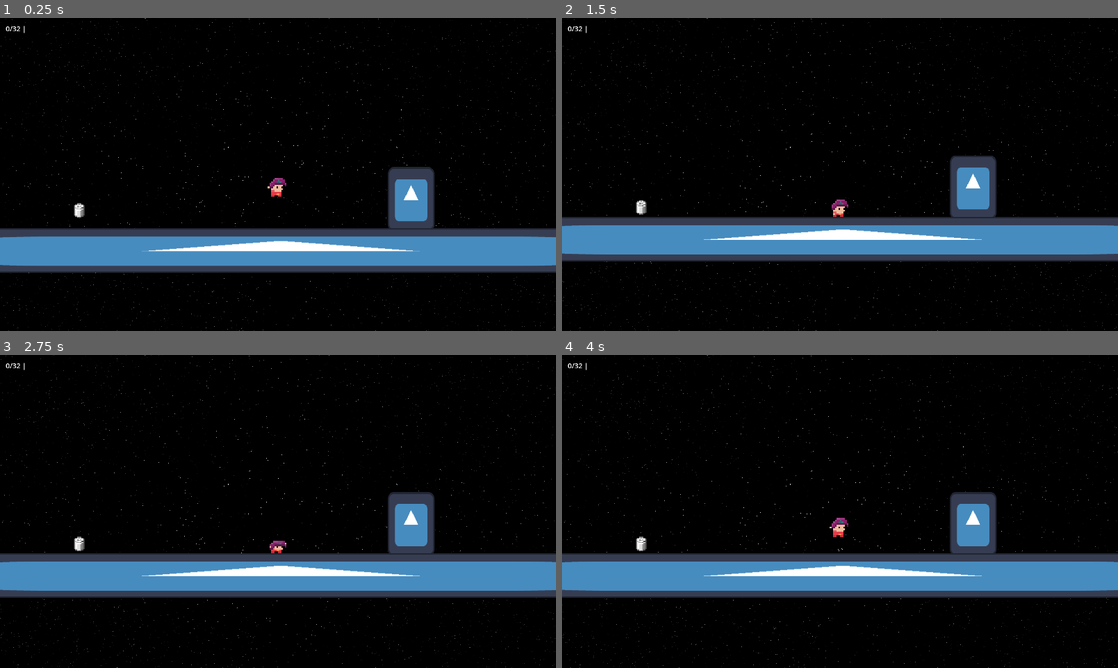
Above: before the commit, frames 1-4 (two rows, left to right).
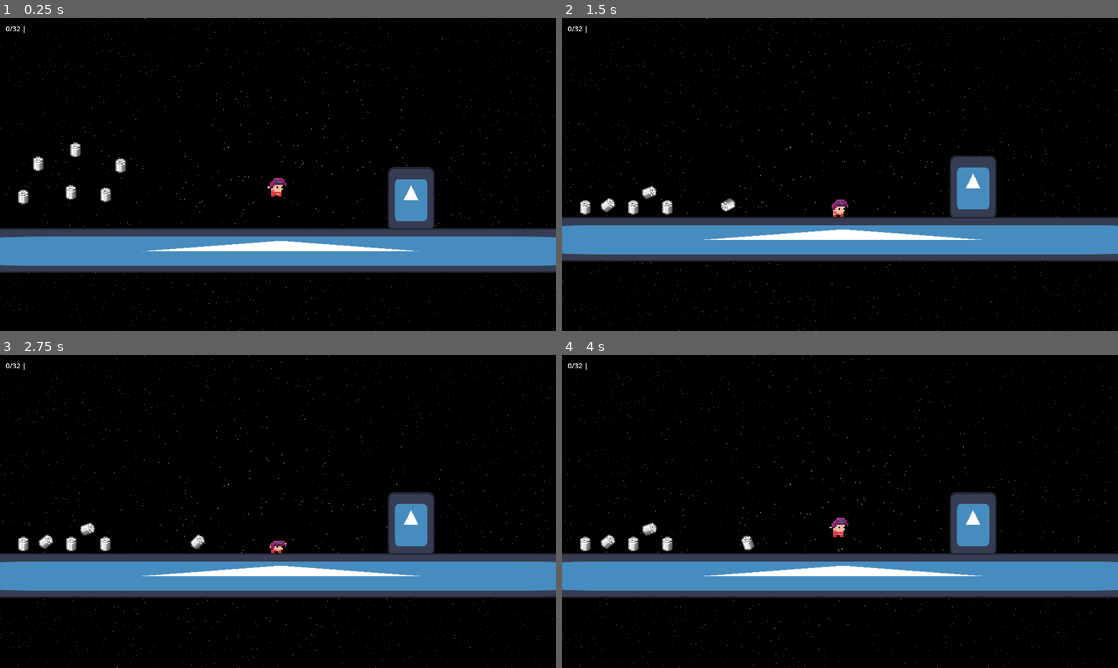
Above: after the commit, the same moments.

Repository: diamonddevv/github-game-off-2024
Game: Godot game, scene res://scenes/main.tscn
The game is run twice, just before and just after one commit, with the same random seed, the same clock (stepped at 60 frames per second) and the same inputs. The engine's default icon, where the game draws it, is replaced by a stand-in: a white triangle on a blue panel in a dark square.
Inputs:
- Up to frame 1 (0.25 s): no input
- Up to frame 2 (1.5 s): tap Enter (accept_craft, bound only after the commit) at 0.5, 0.8, 1.35 s; hold S (crouch) 0.53-1.28 s; hold Right (inv_right) from 0.53 s (still down); tap W (jump) at 0.77 s
- Up to frame 3 (2.75 s): tap W (jump) at 1.52 s; tap Space (throw_item, bound only after the commit) at 1.55, 2.1 s; release Right (inv_right) at 2.03 s; hold Left (inv_left) from 2.03 s (still down); hold S (crouch) from 2.03 s (still down)
- Up to frame 4 (4 s): release Left (inv_left) at 2.78 s; release S (crouch) at 2.78 s; hold Right (inv_right) from 2.78 s (still down); tap S (crouch) at 2.85 s; tap W (jump) at 3.02, 3.77 s; tap Enter (accept_craft, bound only after the commit) at 3.05 s; tap E (interact) at 3.6 s; tap Space (throw_item, bound only after the commit) at 3.8 s

The runs differ from the first frame. In frame 1, 0.6% of the frame differs, in the area x 3-23%, y 39-64%; in frame 2, 0.5%; in frame 3, 0.5%; in frame 4, 0.5%.

Commit message:
crafting, throwing of items

Diff:
--- a/prefabs/game/item.tscn
+++ b/prefabs/game/item.tscn
@@ -9,11 +9,13 @@
 
 [sub_resource type="RectangleShape2D" id="RectangleShape2D_3q60i"]
 
-[sub_resource type="RectangleShape2D" id="RectangleShape2D_1imjg"]
+[sub_resource type="CapsuleShape2D" id="CapsuleShape2D_8cmr3"]
+radius = 9.0
+height = 23.3333
 
 [node name="Item" type="RigidBody2D"]
-collision_layer = 0
-collision_mask = 2
+collision_layer = 4
+collision_mask = 6
 script = ExtResource("1_btqs0")
 
 [node name="Sprite" type="Sprite2D" parent="."]
@@ -28,7 +30,8 @@
 shape = SubResource("RectangleShape2D_3q60i")
 
 [node name="CollisionShape2D" type="CollisionShape2D" parent="."]
+rotation = 1.57079
 scale = Vector2(3, 3)
-shape = SubResource("RectangleShape2D_1imjg")
+shape = SubResource("CapsuleShape2D_8cmr3")
 
 [connection signal="body_entered" from="PickupBox" to="." method="_on_pickup_box_body_entered"]
--- a/prefabs/ui/crafting_cell.tscn
+++ b/prefabs/ui/crafting_cell.tscn
@@ -1,10 +1,23 @@
-[gd_scene load_steps=4 format=3 uid="uid://d0485n2y1rllf"]
+[gd_scene load_steps=9 format=3 uid="uid://d0485n2y1rllf"]
 
 [ext_resource type="Script" path="res://scripts/game/overlay/crafting_cell.gd" id="1_oc6gm"]
 [ext_resource type="Texture2D" uid="uid://cginbigbdj7vb" path="res://resources/texture/items.png" id="1_xmhk4"]
+[ext_resource type="Texture2D" uid="uid://doy81uuw54g6r" path="res://resources/texture/misc/icons.png" id="2_sqwta"]
+[ext_resource type="Shader" path="res://resources/shader/selected.gdshader" id="2_stwcx"]
+[ext_resource type="PackedScene" uid="uid://lmgyv58cbri8" path="res://prefabs/ui/inventory_cell.tscn" id="5_pddr5"]
+
+[sub_resource type="ShaderMaterial" id="ShaderMaterial_dwxji"]
+shader = ExtResource("2_stwcx")
+shader_parameter/enabled = false
+shader_parameter/rotate_speed = 2.0
+shader_parameter/region = null
 
 [sub_resource type="AtlasTexture" id="AtlasTexture_xvkcx"]
 atlas = ExtResource("1_xmhk4")
+region = Rect2(0, 0, 16, 16)
+
+[sub_resource type="AtlasTexture" id="AtlasTexture_f7f87"]
+atlas = ExtResource("2_sqwta")
 region = Rect2(0, 0, 16, 16)
 
 [node name="CraftingCell" type="Control"]
@@ -12,28 +25,65 @@
 anchors_preset = 0
 script = ExtResource("1_oc6gm")
 
-[node name="ColorRect" type="ColorRect" parent="."]
+[node name="Panel" type="Panel" parent="."]
+material = SubResource("ShaderMaterial_dwxji")
+custom_minimum_size = Vector2(64, 64)
 layout_mode = 1
 anchors_preset = 1
 anchor_left = 1.0
 anchor_right = 1.0
-offset_left = -400.0
-offset_bottom = 100.0
+offset_left = -128.0
+offset_bottom = 128.0
 grow_horizontal = 0
-color = Color(0, 1, 0, 1)
 
-[node name="VBoxContainer" type="HBoxContainer" parent="ColorRect"]
+[node name="ResultItem" type="TextureRect" parent="Panel"]
+custom_minimum_size = Vector2(32, 32)
+layout_mode = 2
+offset_left = 32.0
+offset_top = 32.0
+offset_right = 96.0
+offset_bottom = 96.0
+texture = SubResource("AtlasTexture_xvkcx")
+expand_mode = 2
+
+[node name="Label" type="Label" parent="Panel/ResultItem"]
+layout_mode = 1
+anchors_preset = 2
+anchor_top = 1.0
+anchor_bottom = 1.0
+offset_top = -34.0
+offset_right = 40.0
+grow_vertical = 0
+text = "x"
+horizontal_alignment = 1
+vertical_alignment = 1
+
+[node name="CanCraftTexture" type="TextureRect" parent="Panel/ResultItem"]
+custom_minimum_size = Vector2(32, 32)
+layout_mode = 0
+offset_left = 16.0
+offset_top = 16.0
+offset_right = 80.0
+offset_bottom = 80.0
+texture = SubResource("AtlasTexture_f7f87")
+expand_mode = 2
+
+[node name="HBoxContainer" type="HBoxContainer" parent="Panel"]
 layout_mode = 1
 anchors_preset = 4
 anchor_top = 0.5
 anchor_bottom = 0.5
+offset_left = -962.0
 offset_top = -25.0
-offset_right = 400.0
-offset_bottom = 75.0
+offset_right = 301.0
+offset_bottom = 25.0
 grow_vertical = 2
-scale = Vector2(0.5, 0.5)
+scale = Vector2(0.75, 0.75)
+theme_override_constants/separation = 20
+alignment = 2
 
-[node name="TextureRect" type="TextureRect" parent="ColorRect/VBoxContainer"]
+[node name="InventoryCell" parent="Panel/HBoxContainer" instance=ExtResource("5_pddr5")]
 layout_mode = 2
-texture = SubResource("AtlasTexture_xvkcx")
-expand_mode = 2
+
+[node name="InventoryCell2" parent="Panel/HBoxContainer" instance=ExtResource("5_pddr5")]
+layout_mode = 2
--- a/prefabs/ui/inventory_cell.tscn
+++ b/prefabs/ui/inventory_cell.tscn
@@ -4,11 +4,11 @@
 [ext_resource type="Shader" path="res://resources/shader/selected.gdshader" id="1_gwowi"]
 [ext_resource type="Texture2D" uid="uid://cginbigbdj7vb" path="res://resources/texture/items.png" id="2_i6647"]
 
-[sub_resource type="ShaderMaterial" id="ShaderMaterial_1nd3r"]
+[sub_resource type="ShaderMaterial" id="ShaderMaterial_px6c2"]
 shader = ExtResource("1_gwowi")
 shader_parameter/enabled = false
-shader_parameter/rotate_speed = 2.0
-shader_parameter/region = Vector4(0, 0, 16, 16)
+shader_parameter/rotate_speed = null
+shader_parameter/region = null
 
 [sub_resource type="AtlasTexture" id="AtlasTexture_161mf"]
 atlas = ExtResource("2_i6647")
@@ -24,30 +24,36 @@
 scale = Vector2(2, 2)
 script = ExtResource("1_7nuiu")
 
-[node name="CenterContainer" type="CenterContainer" parent="."]
-custom_minimum_size = Vector2(50, 50)
+[node name="Panel" type="Panel" parent="."]
+material = SubResource("ShaderMaterial_px6c2")
+custom_minimum_size = Vector2(64, 64)
 layout_mode = 0
-offset_right = 50.0
-offset_bottom = 50.0
+offset_right = 40.0
+offset_bottom = 40.0
 
-[node name="Texture" type="TextureRect" parent="CenterContainer"]
-material = SubResource("ShaderMaterial_1nd3r")
+[node name="CenterContainer" type="CenterContainer" parent="Panel"]
+custom_minimum_size = Vector2(64, 64)
+layout_mode = 0
+offset_right = 64.0
+offset_bottom = 64.0
+
+[node name="Texture" type="TextureRect" parent="Panel/CenterContainer"]
 custom_minimum_size = Vector2(50, 50)
 layout_mode = 2
 texture = SubResource("AtlasTexture_161mf")
 expand_mode = 1
 
-[node name="Label" type="Label" parent="."]
+[node name="Label" type="Label" parent="Panel"]
 layout_mode = 1
 anchors_preset = 3
 anchor_left = 1.0
 anchor_top = 1.0
 anchor_right = 1.0
 anchor_bottom = 1.0
-offset_left = -10.5
-offset_top = -20.5
-offset_right = 3.5
-offset_bottom = 13.5
+offset_left = -13.0
+offset_top = -34.0
 grow_horizontal = 0
 grow_vertical = 0
-text = "4"
+text = "x"
+horizontal_alignment = 1
+vertical_alignment = 1
--- a/prefabs/ui/overlay.tscn
+++ b/prefabs/ui/overlay.tscn
@@ -1,7 +1,9 @@
-[gd_scene load_steps=3 format=3 uid="uid://ctegtd3q4r0il"]
+[gd_scene load_steps=5 format=3 uid="uid://ctegtd3q4r0il"]
 
 [ext_resource type="Script" path="res://scripts/game/overlay/overlay.gd" id="1_eyi0l"]
-[ext_resource type="Script" path="res://scripts/game/overlay/crafting.gd" id="2_h0lmu"]
+[ext_resource type="Script" path="res://scripts/game/overlay/crafting_ui.gd" id="2_h0lmu"]
+[ext_resource type="PackedScene" uid="uid://lmgyv58cbri8" path="res://prefabs/ui/inventory_cell.tscn" id="2_n2db1"]
+[ext_resource type="PackedScene" uid="uid://d0485n2y1rllf" path="res://prefabs/ui/crafting_cell.tscn" id="3_gulbh"]
 
 [node name="Overlay" type="CanvasLayer"]
 script = ExtResource("1_eyi0l")
@@ -23,7 +25,84 @@
 
 [node name="Cells" type="GridContainer" parent="Inventory/VBoxContainer"]
 layout_mode = 2
+theme_override_constants/h_separation = 24
+theme_override_constants/v_separation = 24
 columns = 5
+
+[node name="InventoryCell" parent="Inventory/VBoxContainer/Cells" instance=ExtResource("2_n2db1")]
+layout_mode = 2
+
+[node name="InventoryCell2" parent="Inventory/VBoxContainer/Cells" instance=ExtResource("2_n2db1")]
+layout_mode = 2
+
+[node name="InventoryCell3" parent="Inventory/VBoxContainer/Cells" instance=ExtResource("2_n2db1")]
+layout_mode = 2
+
+[node name="InventoryCell4" parent="Inventory/VBoxContainer/Cells" instance=ExtResource("2_n2db1")]
+layout_mode = 2
+
+[node name="InventoryCell5" parent="Inventory/VBoxContainer/Cells" instance=ExtResource("2_n2db1")]
+layout_mode = 2
+
+[node name="InventoryCell6" parent="Inventory/VBoxContainer/Cells" instance=ExtResource("2_n2db1")]
+layout_mode = 2
+
+[node name="InventoryCell7" parent="Inventory/VBoxContainer/Cells" instance=ExtResource("2_n2db1")]
+layout_mode = 2
+
+[node name="InventoryCell8" parent="Inventory/VBoxContainer/Cells" instance=ExtResource("2_n2db1")]
+layout_mode = 2
+
+[node name="InventoryCell9" parent="Inventory/VBoxContainer/Cells" instance=ExtResource("2_n2db1")]
+layout_mode = 2
+
+[node name="InventoryCell10" parent="Inventory/VBoxContainer/Cells" instance=ExtResource("2_n2db1")]
+layout_mode = 2
+
+[node name="InventoryCell11" parent="Inventory/VBoxContainer/Cells" instance=ExtResource("2_n2db1")]
+layout_mode = 2
+
+[node name="InventoryCell12" parent="Inventory/VBoxContainer/Cells" instance=ExtResource("2_n2db1")]
+layout_mode = 2
+
+[node name="InventoryCell13" parent="Inventory/VBoxContainer/Cells" instance=ExtResource("2_n2db1")]
+layout_mode = 2
+
+[node name="InventoryCell14" parent="Inventory/VBoxContainer/Cells" instance=ExtResource("2_n2db1")]
+layout_mode = 2
+
+[node name="InventoryCell15" parent="Inventory/VBoxContainer/Cells" instance=ExtResource("2_n2db1")]
+layout_mode = 2
+
+[node name="InventoryCell16" parent="Inventory/VBoxContainer/Cells" instance=ExtResource("2_n2db1")]
+layout_mode = 2
+
+[node name="InventoryCell17" parent="Inventory/VBoxContainer/Cells" instance=ExtResource("2_n2db1")]
+layout_mode = 2
+
+[node name="InventoryCell18" parent="Inventory/VBoxContainer/Cells" instance=ExtResource("2_n2db1")]
+layout_mode = 2
+
+[node name="InventoryCell19" parent="Inventory/VBoxContainer/Cells" instance=ExtResource("2_n2db1")]
+layout_mode = 2
+
+[node name="InventoryCell20" parent="Inventory/VBoxContainer/Cells" instance=ExtResource("2_n2db1")]
+layout_mode = 2
+
+[node name="InventoryCell21" parent="Inventory/VBoxContainer/Cells" instance=ExtResource("2_n2db1")]
+layout_mode = 2
+
+[node name="InventoryCell22" parent="Inventory/VBoxContainer/Cells" instance=ExtResource("2_n2db1")]
+layout_mode = 2
+
+[node name="InventoryCell23" parent="Inventory/VBoxContainer/Cells" instance=ExtResource("2_n2db1")]
+layout_mode = 2
+
+[node name="InventoryCell24" parent="Inventory/VBoxContainer/Cells" instance=ExtResource("2_n2db1")]
+layout_mode = 2
+
+[node name="InventoryCell25" parent="Inventory/VBoxContainer/Cells" instance=ExtResource("2_n2db1")]
+layout_mode = 2
 
 [node name="Crafting" type="MarginContainer" parent="."]
 anchors_preset = 1
@@ -43,4 +122,18 @@
 
 [node name="Label" type="Label" parent="Crafting/VBoxContainer"]
 layout_mode = 2
-text = "Crafting:"
+text = "Recipe Name | Crafting"
+horizontal_alignment = 2
+
+[node name="VBoxContainer" type="VBoxContainer" parent="Crafting/VBoxContainer"]
+layout_mode = 2
+theme_override_constants/separation = 132
+
+[node name="CraftingCell" parent="Crafting/VBoxContainer/VBoxContainer" instance=ExtResource("3_gulbh")]
+layout_mode = 2
+
+[node name="CraftingCell2" parent="Crafting/VBoxContainer/VBoxContainer" instance=ExtResource("3_gulbh")]
+layout_mode = 2
+
+[node name="CraftingCell3" parent="Crafting/VBoxContainer/VBoxContainer" instance=ExtResource("3_gulbh")]
+layout_mode = 2
--- a/project.godot
+++ b/project.godot
@@ -86,10 +86,36 @@
 , Object(InputEventJoypadButton,"resource_local_to_scene":false,"resource_name":"","device":-1,"button_index":10,"pressure":0.0,"pressed":true,"script":null)
 ]
 }
+craft_nav_up={
+"deadzone": 0.5,
+"events": [Object(InputEventKey,"resource_local_to_scene":false,"resource_name":"","device":-1,"window_id":0,"alt_pressed":false,"shift_pressed":false,"ctrl_pressed":false,"meta_pressed":false,"pressed":false,"keycode":0,"physical_keycode":4194320,"key_label":0,"unicode":0,"location":0,"echo":false,"script":null)
+, Object(InputEventJoypadButton,"resource_local_to_scene":false,"resource_name":"","device":-1,"button_index":11,"pressure":0.0,"pressed":false,"script":null)
+]
+}
+craft_nav_down={
+"deadzone": 0.5,
+"events": [Object(InputEventKey,"resource_local_to_scene":false,"resource_name":"","device":-1,"window_id":0,"alt_pressed":false,"shift_pressed":false,"ctrl_pressed":false,"meta_pressed":false,"pressed":false,"keycode":0,"physical_keycode":4194322,"key_label":0,"unicode":0,"location":0,"echo":false,"script":null)
+, Object(InputEventJoypadButton,"resource_local_to_scene":false,"resource_name":"","device":-1,"button_index":12,"pressure":0.0,"pressed":false,"script":null)
+]
+}
+throw_item={
+"deadzone": 0.5,
+"events": [Object(InputEventKey,"resource_local_to_scene":false,"resource_name":"","device":-1,"window_id":0,"alt_pressed":false,"shift_pressed":false,"ctrl_pressed":false,"meta_pressed":false,"pressed":false,"keycode":0,"physical_keycode":32,"key_label":0,"unicode":32,"location":0,"echo":false,"script":null)
+, Object(InputEventJoypadMotion,"resource_local_to_scene":false,"resource_name":"","device":-1,"axis":5,"axis_value":1.0,"script":null)
+]
+}
+accept_craft={
+"deadzone": 0.5,
+"events": [Object(InputEventKey,"resource_local_to_scene":false,"resource_name":"","device":-1,"window_id":0,"alt_pressed":false,"shift_pressed":false,"ctrl_pressed":false,"meta_pressed":false,"pressed":false,"keycode":0,"physical_keycode":4194309,"key_label":0,"unicode":0,"location":0,"echo":false,"script":null)
+, Object(InputEventJoypadButton,"resource_local_to_scene":false,"resource_name":"","device":-1,"button_index":1,"pressure":0.0,"pressed":false,"script":null)
+]
+}
 
 [layer_names]
 
 2d_physics/layer_1="Player"
+2d_physics/layer_2="Map"
+2d_physics/layer_3="Items"
 
 [rendering]
 
--- a/resources/data/recipes.json
+++ b/resources/data/recipes.json
@@ -12,6 +12,19 @@
 				"idx": 1,
 				"count": 1
 			}
+		},
+		{
+			"name": "Aluminium to Iron",
+			"ingredients": [
+				{
+					"idx": 1,
+					"count" : 3
+				}
+			],
+			"output": {
+				"idx": 4,
+				"count": 10
+			}
 		}
 	]
 }
--- a/scenes/main.tscn
+++ b/scenes/main.tscn
@@ -52,11 +52,26 @@
 [node name="CollisionShape2D" type="CollisionShape2D" parent="StaticBody2D"]
 shape = SubResource("RectangleShape2D_srnl2")
 
-[node name="Item" parent="." instance=ExtResource("3_jimpc")]
-position = Vector2(-583, -147)
-
 [node name="CraftingStation" parent="." instance=ExtResource("4_bf0qj")]
 position = Vector2(-1090, -124)
 
 [node name="Player" parent="." instance=ExtResource("1_fh0k4")]
 position = Vector2(-8, -219)
+
+[node name="Item" parent="." instance=ExtResource("3_jimpc")]
+position = Vector2(-461, -273)
+
+[node name="Item2" parent="." instance=ExtResource("3_jimpc")]
+position = Vector2(-741, -183)
+
+[node name="Item3" parent="." instance=ExtResource("3_jimpc")]
+position = Vector2(-604, -196)
+
+[node name="Item4" parent="." instance=ExtResource("3_jimpc")]
+position = Vector2(-504, -189)
+
+[node name="Item5" parent="." instance=ExtResource("3_jimpc")]
+position = Vector2(-591, -318)
+
+[node name="Item6" parent="." instance=ExtResource("3_jimpc")]
+position = Vector2(-698, -278)
--- a/scripts/game/item.gd
+++ b/scripts/game/item.gd
@@ -1,4 +1,4 @@
-extends Node2D
+extends RigidBody2D
 class_name Item
 
 const ITEMS_ROW: int = 4
@@ -11,17 +11,23 @@
 
 @export var item_idx: int = 0
 
+var pickup_timer: float = 0
+
 func _ready() -> void:
 	_set_item()
 
+func _process(delta: float) -> void:
+	if pickup_timer > 0:
+		pickup_timer -= delta
 
 
 func _on_pickup_box_body_entered(body: Node2D):
 	if body is Player:
-		var actual_added = (body as Player).player_inventory.add_item(item_idx, 1)
-		if actual_added == 0:
-			return
-		queue_free()
+		if pickup_timer <= 0:
+			var actual_added = (body as Player).player_inventory.add_item(item_idx, 1)
+			if actual_added == 0:
+				return
+			queue_free()
 
 
 
--- a/scripts/game/overlay/crafting.gd
+++ /dev/null
@@ -1,15 +0,0 @@
-extends MarginContainer
-class_name CraftingUi
-
-static var crafting_cell_prefab: PackedScene = ResourceLoader.load("res://prefabs/ui/crafting_cell.tscn")
-
-@onready var crafting_vbox: VBoxContainer = $VBoxContainer
-
-func _ready() -> void:
-	_populate()
-
-func _populate():
-	for recipe in GlobalManager.recipes:
-		var cell: CraftingCell = crafting_cell_prefab.instantiate()
-
-		crafting_vbox.add_child(cell)
--- a/scripts/game/overlay/crafting_cell.gd
+++ b/scripts/game/overlay/crafting_cell.gd
@@ -1,11 +1,66 @@
 extends Control
 class_name CraftingCell
 
-# Called when the node enters the scene tree for the first time.
-func _ready() -> void:
-	pass # Replace with function body.
+@onready var panel: Panel = $Panel
+@onready var crafted_item: TextureRect = $Panel/ResultItem
+@onready var can_craft_indicator: TextureRect = $Panel/ResultItem/CanCraftTexture
+@onready var crafted_count: Label = $Panel/ResultItem/Label
+@onready var items: HBoxContainer = $Panel/HBoxContainer
 
 
-# Called every frame. 'delta' is the elapsed time since the previous frame.
-func _process(delta: float) -> void:
-	pass
+const checkmark_region: Rect2i = Rect2i(17, 0, 16, 16)
+const crossmark_region: Rect2i = Rect2i(0, 0, 16, 16)
+
+var selected: bool = false
+var recipe: _GlobalManager.CraftRecipe
+
+var checked_inventory: Inventory
+
+func _ready() -> void:
+	panel.material = panel.material.duplicate()
+
+	crafted_item.texture = crafted_item.texture.duplicate()
+	can_craft_indicator.texture = can_craft_indicator.texture.duplicate()
+
+	if recipe:
+		crafted_item.texture.region = _GlobalManager.get_texture_region_indexed(
+			GlobalManager.item_types[recipe.output.idx].item_texture_index,
+			Item.ITEMS_W, Item.ITEMS_H, Item.ITEMS_SEP, Item.ITEMS_ROW
+		)
+		crafted_count.text = str(recipe.output.count)
+
+	if checked_inventory:
+		checked_inventory.updated.connect(_inventory_updated)
+
+
+func _process(_delta: float) -> void:
+	(panel.material as ShaderMaterial).set_shader_parameter(&"enabled", selected)
+
+
+func _populate():
+	for c in items.get_children():
+		c.queue_free()
+
+	for item: _GlobalManager.ItemInstance in recipe.ingredients:
+		var cell: InventoryCell = Prefabs.inventory_cell.instantiate()
+
+		cell.item_idx = GlobalManager.item_types[item.idx].item_texture_index
+		cell.count_to_set = item.count
+
+		items.add_child(cell)
+
+func _inventory_updated():
+	can_craft_indicator.texture.region = checkmark_region if can_craft() else crossmark_region
+
+func can_craft() -> bool:
+	for ing: _GlobalManager.ItemInstance in recipe.ingredients:
+		if not checked_inventory.items.has(ing.idx):
+			return false
+		if checked_inventory.items[ing.idx] < ing.count:
+			return false
+	return true
+
+func accept_craft() -> void:
+	for ing: _GlobalManager.ItemInstance in recipe.ingredients:
+		checked_inventory.remove_item(ing.idx, ing.count)
+	checked_inventory.add_item(recipe.output.idx, recipe.output.count)
--- /dev/null
+++ b/scripts/game/overlay/crafting_ui.gd
@@ -0,0 +1,57 @@
+extends MarginContainer
+class_name CraftingUi
+
+
+
+@onready var crafting_vbox: VBoxContainer = $VBoxContainer/VBoxContainer
+@onready var crafting_label: Label = $VBoxContainer/Label
+
+
+var selected_idx: int = 0
+var cells: Array[CraftingCell]
+var inventory: Inventory
+
+func _ready() -> void:
+	pass
+
+
+func _process(_delta: float) -> void:
+
+	if len(cells) > 0:
+		cells[selected_idx].selected = false
+
+		if Input.is_action_just_pressed("craft_nav_up"):
+			selected_idx -= 1
+		if Input.is_action_just_pressed("craft_nav_down"):
+			selected_idx += 1
+
+		selected_idx = wrap(selected_idx, 0, len(cells))
+
+		cells[selected_idx].selected = true
+
+
+		if Input.is_action_just_pressed("accept_craft"):
+			if cells[selected_idx].can_craft():
+				cells[selected_idx].accept_craft()
+
+	crafting_label.text = "%s | Crafting" % [cells[selected_idx].recipe.recipe_name]
+
+
+
+
+func _populate():
+	cells = []
+
+	for c in crafting_vbox.get_children():
+		c.queue_free()
+
+	for recipe: _GlobalManager.CraftRecipe in GlobalManager.recipes:
+		var cell: CraftingCell = Prefabs.crafting_cell.instantiate()
+
+		cell.recipe = recipe
+		cell.checked_inventory = inventory
+
+		cells.append(cell)
+		crafting_vbox.add_child(cell)
+
+		cell._populate.call_deferred()
--- a/scripts/game/overlay/inventory_cell.gd
+++ b/scripts/game/overlay/inventory_cell.gd
@@ -1,8 +1,9 @@
 extends Control
 class_name InventoryCell
 
-@onready var texture_rect: TextureRect = $CenterContainer/Texture
-@onready var label: Label = $Label
+@onready var panel: Panel = $Panel
+@onready var texture_rect: TextureRect = $Panel/CenterContainer/Texture
+@onready var label: Label = $Panel/Label
 
 var show_count: bool = true
 
@@ -12,7 +13,7 @@
 
 func _ready() -> void:
 	texture_rect.texture = texture_rect.texture.duplicate()
-	texture_rect.material = texture_rect.material.duplicate()
+	panel.material = panel.material.duplicate()
 
 	(texture_rect.texture as AtlasTexture).region = GlobalManager.get_texture_region_indexed(
 		GlobalManager.item_types[item_idx].item_texture_index, Item.ITEMS_W, Item.ITEMS_H, Item.ITEMS_SEP, Item.ITEMS_ROW
@@ -22,4 +23,4 @@
 
 func _process(delta: float) -> void:
 	label.visible = show_count
-	(texture_rect.material as ShaderMaterial).set_shader_parameter(&"enabled", selected)
+	(panel.material as ShaderMaterial).set_shader_parameter(&"enabled", selected)
--- a/scripts/game/overlay/overlay.gd
+++ b/scripts/game/overlay/overlay.gd
@@ -7,7 +7,7 @@
 var can_craft: bool
 var crafting_open: bool
 
-static var inv_cell_prefab: PackedScene = ResourceLoader.load("res://prefabs/ui/inventory_cell.tscn")
+
 
 @onready var capacity: Label = $Inventory/VBoxContainer/Label
 @onready var cells: GridContainer = $Inventory/VBoxContainer/Cells
@@ -19,8 +19,10 @@
 
 	inventory.updated.connect(_populate)
 
+	crafting_root.inventory = inventory
+	crafting_root._populate()
+
 func _process(_delta: float) -> void:
-
 
 	if len(inv_cells) > 0:
 		inv_cells[selected_idx].selected = false
@@ -52,8 +54,11 @@
 		inv_cells.append(cell)
 		cells.add_child(cell)
 
+	if len(inv_cells) <= 0:
+		selected_idx = -1
+
 func _make_cell(item_idx: int, count: int) -> InventoryCell:
-	var cell: InventoryCell = inv_cell_prefab.instantiate()
+	var cell: InventoryCell = Prefabs.inventory_cell.instantiate()
 
 	cell.item_idx = item_idx
 	cell.count_to_set = count
@@ -64,4 +69,10 @@
 	if selected_idx < 0:
 		return ""
 	else:
-		return GlobalManager.item_types[inv_cells[selected_idx].item_idx].item_name
+		return GlobalManager.item_types[get_item_idx()].item_name
+
+func get_item_idx() -> int:
+	if selected_idx < 0:
+		return -1
+	else:
+		return inv_cells[selected_idx].item_idx
--- a/scripts/global_manager.gd
+++ b/scripts/global_manager.gd
@@ -50,8 +50,8 @@
 	var x: int = (index % row)
 	var y: int = roundi(index / row)
 
-	x = width * x + seperation * (x - 1)
-	y = height * y + seperation * (y - 1)
+	x = width * x + seperation * max(0, x - 1)
+	y = height * y + seperation * max(0, y - 1)
 
 	return Rect2i(x, y, width, height)
 
--- a/scripts/inventory/inventory.gd
+++ b/scripts/inventory/inventory.gd
@@ -1,7 +1,5 @@
 extends Node
 class_name Inventory
-
-
 
 signal updated()
 
@@ -34,3 +32,19 @@
 	capacity += added
 	updated.emit()
 	return added
+
+func remove_item(item_idx: int, count: int) -> int:
+	if items.has(item_idx):
+		var act_removed: int = min(items[item_idx], count)
+
+		items[item_idx] -= act_removed
+
+		if items[item_idx] <= 0:
+			items.erase(item_idx)
+
+		updated.emit()
+
+		capacity -= act_removed
+		return act_removed
+	else:
+		return 0
--- /dev/null
+++ b/scripts/misc/prefabs.gd
@@ -0,0 +1,7 @@
+extends Object
+class_name Prefabs
+
+static var overlay: PackedScene = ResourceLoader.load("res://prefabs/ui/overlay.tscn")
+static var crafting_cell: PackedScene = ResourceLoader.load("res://prefabs/ui/crafting_cell.tscn")
+static var inventory_cell: PackedScene = ResourceLoader.load("res://prefabs/ui/inventory_cell.tscn")
+static var item: PackedScene = ResourceLoader.load("res://prefabs/game/item.tscn")
--- a/scripts/player/player.gd
+++ b/scripts/player/player.gd
@@ -7,7 +7,7 @@
 const JUMP_ANIM := &"jump"
 const CROUCH_ANIM := &"crouch"
 
-static var overlay_prefab: PackedScene = ResourceLoader.load("res://prefabs/ui/overlay.tscn")
+
 
 @export var speed: float = 2.0
 @export var jump_force: float = 6.0
@@ -33,7 +33,7 @@
 func _ready() -> void:
 	GlobalManager.player = self
 
-	overlay = overlay_prefab.instantiate()
+	overlay = Prefabs.overlay.instantiate()
 	overlay.inventory = player_inventory
 
 	get_tree().get_current_scene().add_child.call_deferred(overlay)
@@ -47,7 +47,22 @@
 	_last_on_ground = is_on_floor()
 
 func _process(_delta: float) -> void:
-	pass
+	var item_idx: int = overlay.get_item_idx()
+
+	if Input.is_action_just_pressed("throw_item") and item_idx >= 0:
+
+		var item: Item = Prefabs.item.instantiate()
+		item.item_idx = item_idx
+		item.pickup_timer = 0.1
+
+		get_tree().get_current_scene().add_child(item)
+
+		item.global_position = global_position
+
+		if not _crouching:
+			item.apply_central_force(Vector2(1 * _last_direction, -1) * 35_000)
+
+		player_inventory.remove_item(item_idx, 1)
 
 func get_grav() -> float:
 	if velocity.y > 0:
Binary file added: resources/texture/misc/icons.png
Not shown, added: resources/texture/misc/icons.png.import
